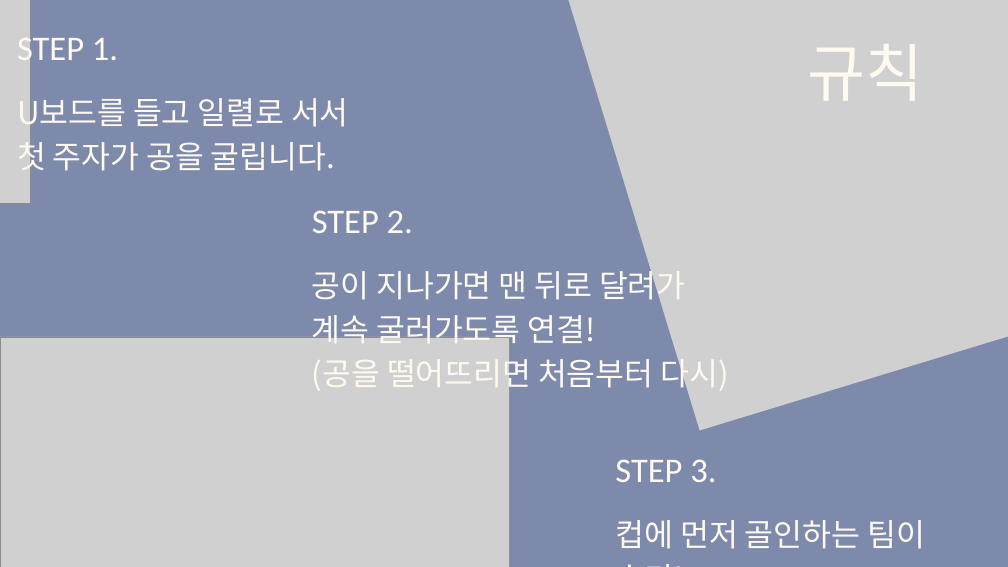
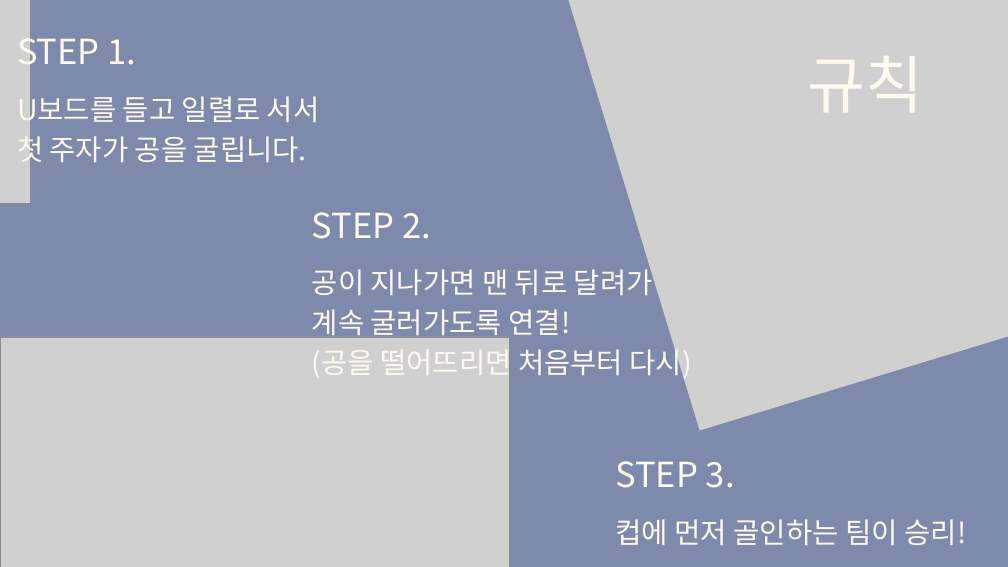
Before and after one commit to tkdgns25300/sunday_play, a slide deck: slide 2 of public/downloads/games/relay-ball-pipe/rules.pptx. Drawn at 1008x567 pixels with LibreOffice and Linux fonts; fonts in the diff are those of the drawing; grey boxes stand for pictures. Boxes give left, top, right and bottom in pixels: in the first picture for what was removed or moved away, otherwise in the second. Text is boxed around its words. In the diff, an @@ line names an element or a change of style, - is before the commit and + after.

```diff
--- a/public/downloads/games/relay-ball-pipe/rules.pptx
+++ b/public/downloads/games/relay-ball-pipe/rules.pptx
@@ font Calibri to Noto Sans CJK KR in 4 elements at (17, 30, 136, 74), (615, 461, 735, 488), (312, 212, 431, 239), (808, 56, 924, 113) @@
@@ text "규칙": place and size @@
-text "규칙" at (808, 44, 924, 101)
+text "규칙" at (808, 56, 924, 113)
@@ text "U보드를 들고 일렬로 서서" at (17, 92, 320, 168): size 44.8 to 40.8 pt; line spacing 62.7pt to 57.1pt @@
@@ text "공이 지나가면 맨 뒤로 달려가" at (312, 265, 692, 381): size 44.8 to 40.8 pt; line spacing 62.8pt to 57.1pt @@
@@ text "컵에 먼저 골인하는 팀이 승리!" at (615, 519, 966, 545): size 44.9 to 40.9 pt; line spacing 62.8pt to 57.2pt @@
```
Also in this commit, not shown: 4 other slides changed, 3 other files.
